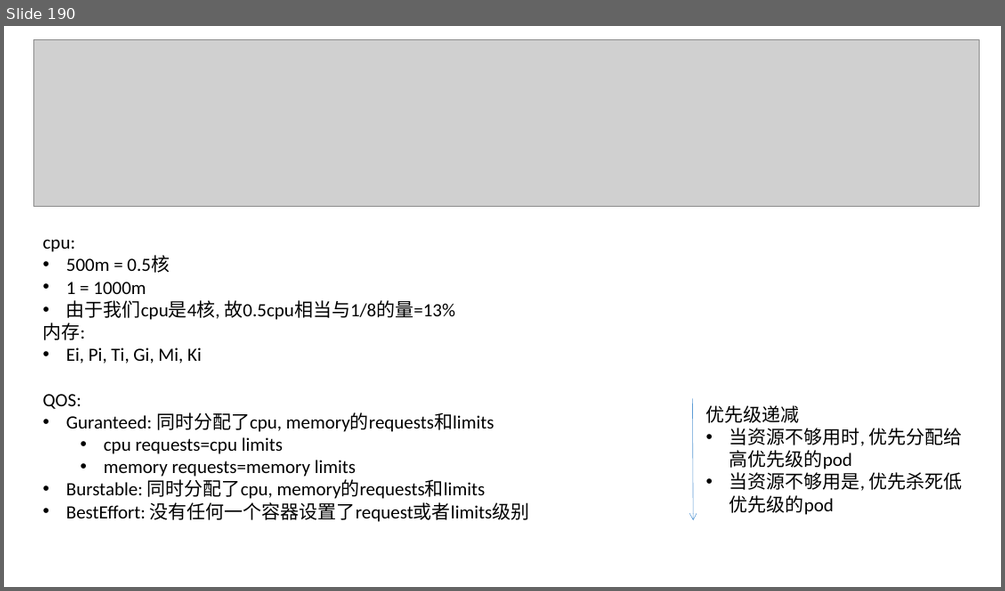
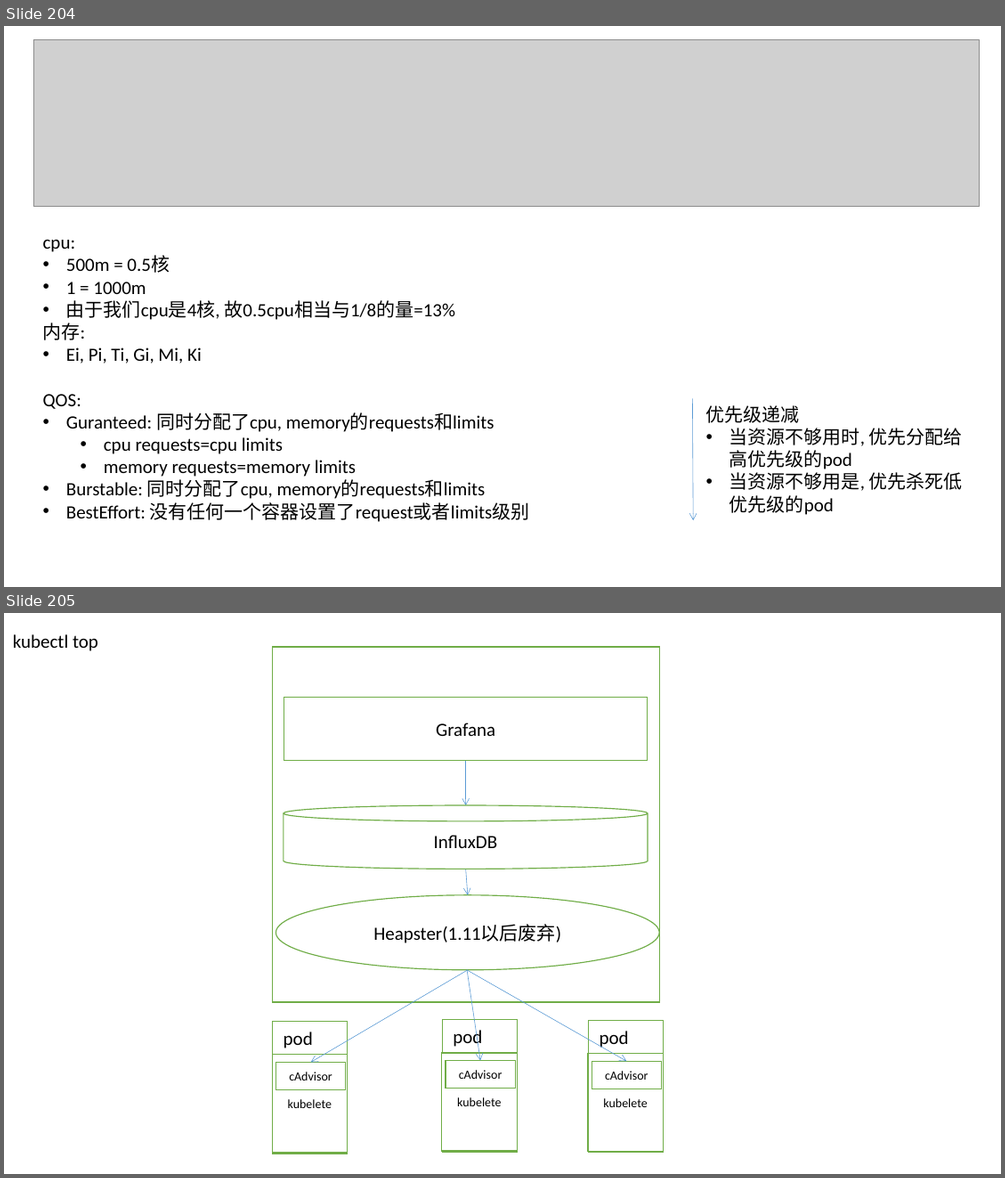
Before and after one commit to johnnylei/reource, a slide deck: k8s/kubernetes.pptx. Shown one above the other, each under a label of ours: slide 190 before the commit, slides 204 and 205 after it. The pictures are 1005x591 and 1005x1178 pixels, drawn with LibreOffice and Linux fonts; fonts in the diff are those of the drawing; grey boxes stand for pictures. Boxes give left, top, right and bottom in pixels: in the first picture for what was removed or moved away, otherwise in the second. Text is boxed around its words. In the diff, an @@ line names an element or a change of style, - is before the commit and + after.

```diff
--- a/k8s/kubernetes.pptx
+++ b/k8s/kubernetes.pptx
@@ slide 205 added at [4, 613, 1001, 1174], background #FFFFFF @@
@@ text added at [13, 634, 98, 651], 18 pt, text #000000 @@
+kubectl top
@@ rectangle added at [273, 647, 660, 1002], fill #FFFFFF, outline #70AD47 1 pt @@
@@ rectangle added at [284, 697, 647, 761], fill #FFFFFF, outline #70AD47 1 pt, 18 pt, text #000000 @@
+Grafana
@@ arrow added from (465, 761) to (465, 805), #5B9BD5 0.5 pt @@
@@ cylinder added at [283, 805, 647, 868], fill #FFFFFF, outline #70AD47 1 pt, 18 pt, text #000000 @@
+InfluxDB
@@ arrow added from (465, 868) to (468, 895), #5B9BD5 0.5 pt @@
@@ ellipse added at [276, 895, 660, 970], fill #FFFFFF, outline #70AD47 1 pt, 18 pt, text #000000 @@
+Heapster(1.11以后废弃)
@@ arrow added from (468, 970) to (310, 1062), #5B9BD5 0.5 pt @@
@@ arrow added from (467, 970) to (480, 1060), #5B9BD5 0.5 pt @@
@@ arrow added from (468, 971) to (627, 1061), #5B9BD5 0.5 pt @@
@@ rectangle added at [273, 1022, 348, 1153], fill #FFFFFF, outline #70AD47 1 pt @@
@@ text added at [283, 1031, 313, 1048], 18 pt, text #000000 @@
+pod
@@ rectangle added at [442, 1020, 517, 1152], fill #FFFFFF, outline #70AD47 1 pt @@
@@ text added at [453, 1028, 482, 1049], 18 pt, text #000000 @@
+pod
@@ rectangle added at [588, 1021, 663, 1153], fill #FFFFFF, outline #70AD47 1 pt @@
@@ text added at [599, 1030, 629, 1049], 18 pt, text #000000 @@
+pod
@@ rectangle added at [273, 1054, 348, 1152], fill #FFFFFF, outline #70AD47 1 pt, 12 pt, text #000000 @@
+kubelete
@@ rectangle added at [276, 1062, 346, 1089], fill #FFFFFF, outline #70AD47 1 pt, 12 pt, text #000000 @@
+cAdvisor
@@ rectangle added at [442, 1053, 517, 1151], fill #FFFFFF, outline #70AD47 1 pt, 12 pt, text #000000 @@
+kubelete
@@ rectangle added at [446, 1060, 516, 1088], fill #FFFFFF, outline #70AD47 1 pt, 12 pt, text #000000 @@
+cAdvisor
@@ rectangle added at [588, 1054, 663, 1151], fill #FFFFFF, outline #70AD47 1 pt, 12 pt, text #000000 @@
+kubelete
@@ rectangle added at [591, 1061, 662, 1088], fill #FFFFFF, outline #70AD47 1 pt, 12 pt, text #000000 @@
+cAdvisor
@@ what was slide 190 is now slide 204 @@
```
Also in this commit, not shown: 9 slides changed, 47 other slides added.
